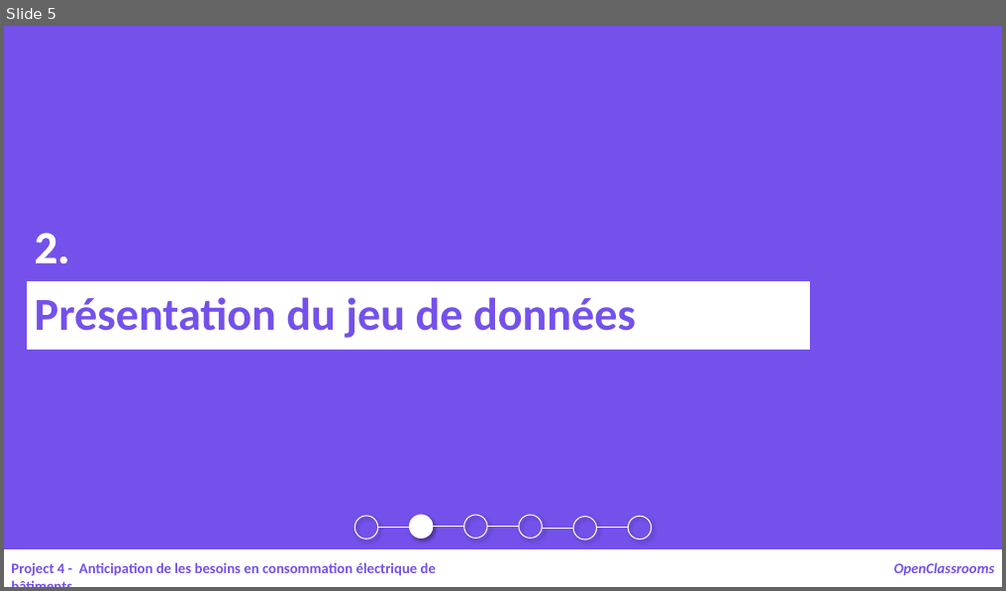
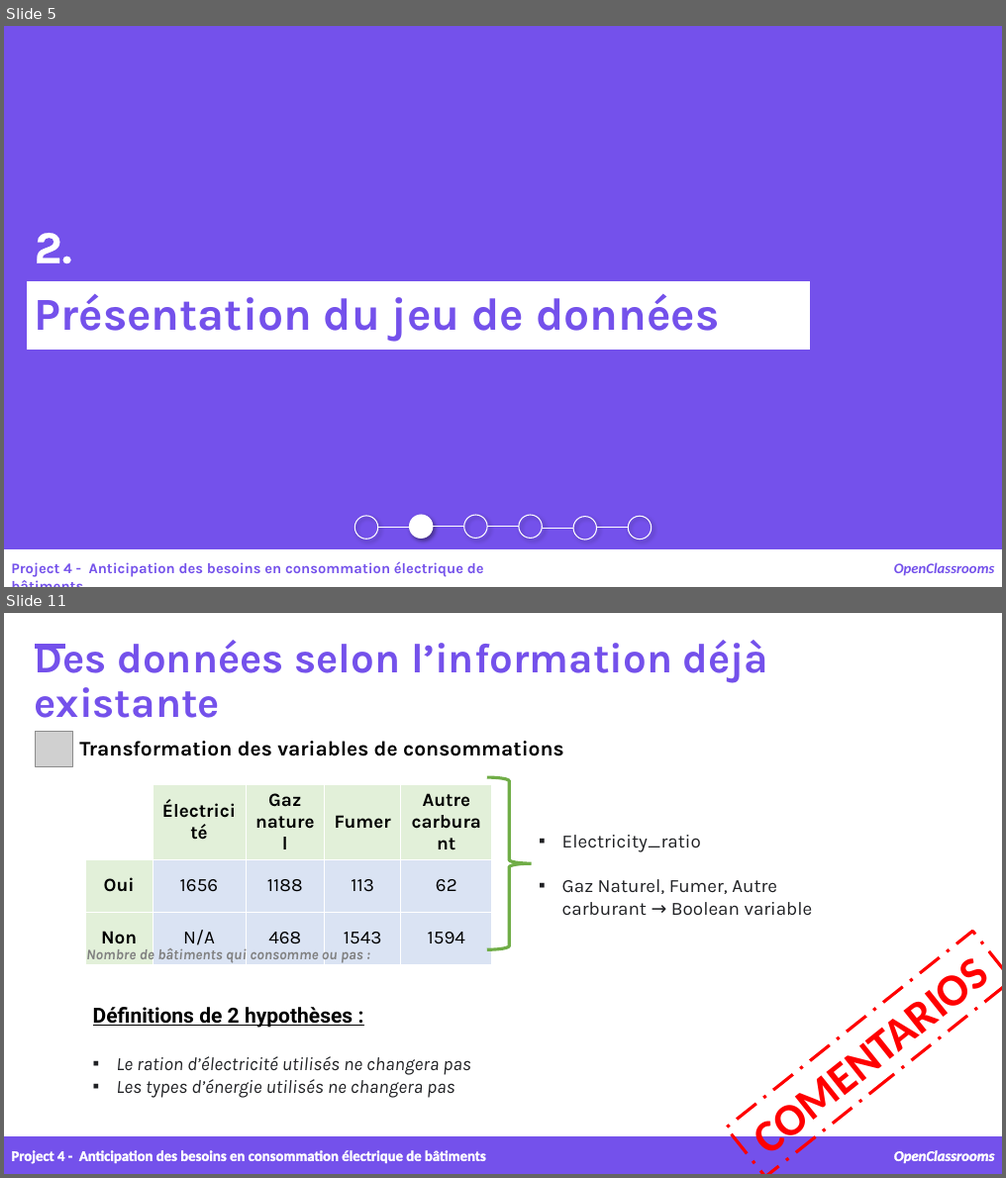
Before and after one commit to samirhinojosa/OC-P4-consumption-needs-of-buildings, a slide deck: supports/P4_presentation v1.pptx. Shown one above the other, each under a label of ours: slide 5 before the commit, slides 5 and 11 after it; the slides between them are not shown. The pictures are 1006x591 and 1006x1178 pixels, drawn with LibreOffice and Linux fonts; fonts in the diff are those of the drawing; grey boxes stand for pictures; background and template pictures are left out. Boxes give left, top, right and bottom in pixels: in the first picture for what was removed or moved away, otherwise in the second. Text is boxed around its words. In the diff, an @@ line names an element or a change of style, - is before the commit and + after.

```diff
--- a/supports/P4_presentation v1.pptx
+++ b/supports/P4_presentation v1.pptx
@@ slide 11 added at (4,613,1002,1174), background picture (left out) @@
@@ text added at (35,640,769,718), 40 pt, text #7451EB, bold @@
+Des données selon l’information déjà existante
@@ rectangle added at (35,644,64,649), fill #7451EB, outline #7451EB 1 pt @@
@@ picture added at (35,731,72,766) @@
@@ text added at (79,741,564,757), 20 pt, text #000000, bold @@
+Transformation des variables de consommations
@@ table added at (85,785,492,950), 3 rows, 5 columns @@
+ | Électricité | Gaz naturel | Fumer | Autre carburant
+Oui | 1656 | 1188 | 113 | 62
+Non | N/A | 468 | 1543 | 1594
@@ right brace added at (487,777,531,950), outline #70AD47 3 pt @@
@@ text added at (562,835,813,916), 18 pt, text #202124 @@
+▪ Electricity_ratio
+▪ Gaz Naturel, Fumer, Autre carburant → Boolean variable
@@ rectangle added at (727,931,1002,1174), outline #FF0000 3 pt dashed, 44 pt, text #FF0000, bold @@
+COMENTARIOS
@@ text added at (86,949,363,963), 14 pt, text #808080, bold, italic @@
+Nombre de bâtiments qui consomme ou pas :
@@ text added at (93,1007,471,1098), 18 pt, text #202124, italic @@
+Définitions de 2 hypothèses :
+▪ Le ration d’électricité utilisés ne changera pas
+▪ Les types d’énergie utilisés ne changera pas
@@ rectangle added at (4,1137,1002,1174), fill #7451EB, outline #7451EB 1 pt @@
@@ text added at (11,1151,486,1164), 14 pt, text #FFFFFF, bold @@
+Project 4 - Anticipation des besoins en consommation électrique de bâtiments
@@ text added at (894,1151,995,1163), 14 pt, text #FFFFFF, bold, italic @@
+OpenClassrooms
@@ slide 5 changed as well @@
@@ text "2." at (35,233,72,264): font Calibri to Karla @@
@@ rectangle "Présentation du jeu de données" at (27,282,810,350): font Calibri to Karla @@
@@ text at (11,562,484,577): text changed; font Calibri to Karla @@
-Project 4 - Anticipation de les besoins en consommation électrique de bâtiments
+Project 4 - Anticipation des besoins en consommation électrique de bâtiments
```
Also in this commit, not shown: 6 other slides changed, 14 other slides added, 1 slide removed, 55 other files.
